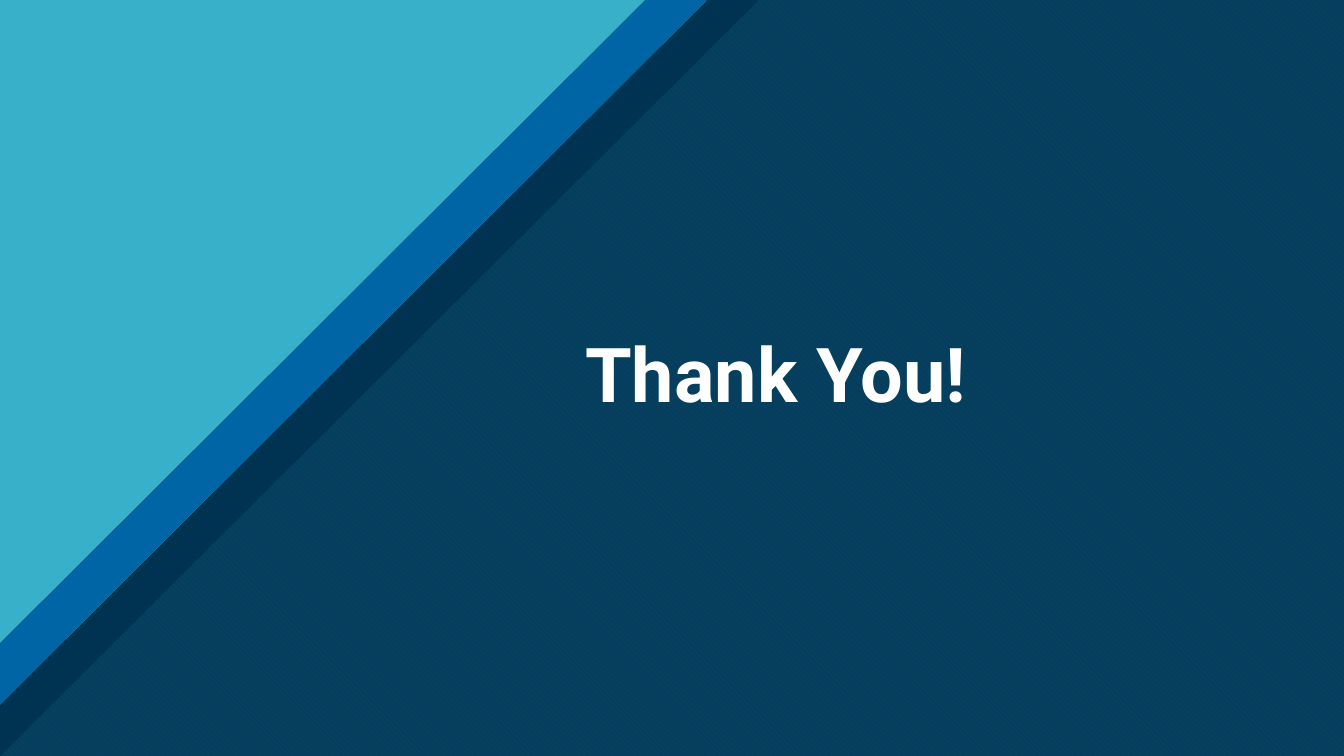
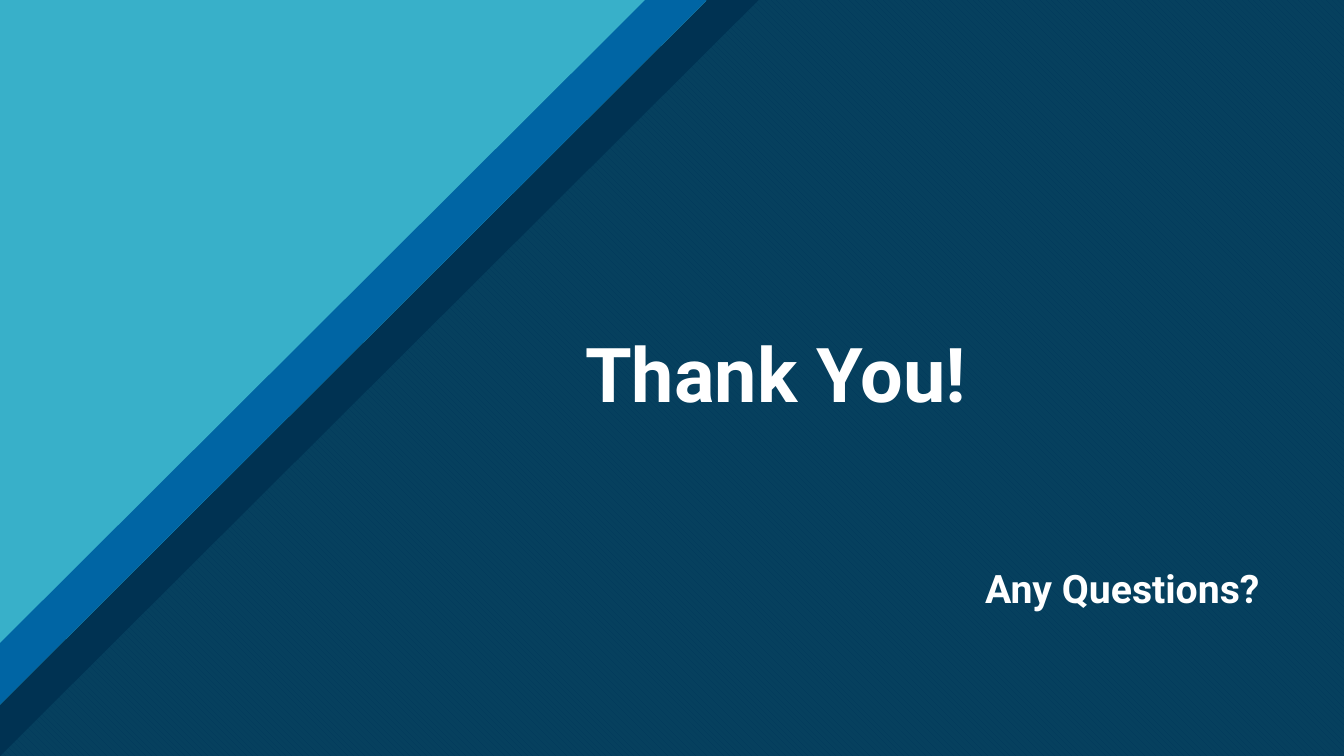
Before and after one commit to MnAppsNet/DominanceQueries, a slide deck: slide 20 of report_presentation.pptx (slide 18 before the commit). Drawn at 1344x756 pixels with LibreOffice and Linux fonts; fonts in the diff are those of the drawing; background and template pictures are left out; a plain dark background stands for a picture behind light text. Boxes give left, top, right and bottom in pixels: in the first picture for what was removed or moved away, otherwise in the second. Text is boxed around its words. In the diff, an @@ line names an element or a change of style, - is before the commit and + after.

```diff
--- a/report_presentation.pptx
+++ b/report_presentation.pptx
@@ text added at (985, 574, 1260, 612), 28 pt, text #FFFFFF, bold @@
+Any Questions?
```
Also in this commit, not shown: 6 other slides changed, 2 slides added.
